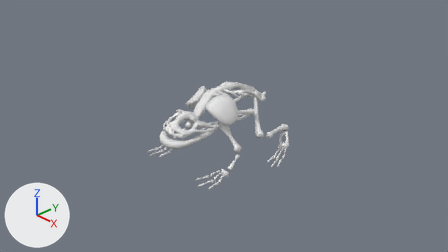
Renders of the Blender file Blender/Environment/FroggoSkeleton.blend from each side of a commit.
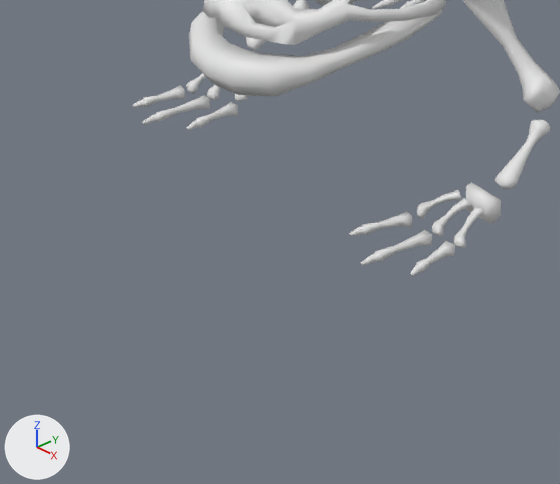
There are two pictures of each version: one from the file's camera 'Camera', one close up on the part from 26% to 54% of the width and 51% to 93% of the height. Lighting does not change. The marker at lower left points along +X, +Y and +Z.

The scene before the commit, as lines of its bpy script (objects in view):
```python
ob_armjointleft = bpy.data.objects.new('ArmJointLeft', me_cube_031)
ob_armjointleft.location = (1.535, -0.898, 0.227)
ob_armjointleft.scale = (-0.478, 0.478, 0.478)
ob_fingertipsleft = bpy.data.objects.new('FingertipsLeft', me_cube_024)
ob_fingertipsleft.location = (3.935, -0.593, 0.165)
ob_fingertipsleft.scale = (0.478, 0.478, 0.478)
ob_fingertipsright = bpy.data.objects.new('FingertipsRight', me_cube_029)
ob_fingertipsright.location = (2.634, -0.547, 0.165)
ob_fingertipsright.scale = (0.478, 0.478, 0.478)
ob_frontfingersleft = bpy.data.objects.new('FrontFingersLeft', me_cube_036)
ob_frontfingersleft.location = (1.802, -0.367, 0.165)
ob_frontfingersleft.scale = (0.478, 0.478, 0.478)
ob_frontfingersright = bpy.data.objects.new('FrontFingersRight', me_cube_033)
ob_frontfingersright.location = (0.117, -0.367, 0.165)
ob_frontfingersright.scale = (0.478, 0.478, 0.478)
ob_jaw = bpy.data.objects.new('Jaw', me_cube_038)
ob_jaw.location = (0.713, -1.14, 0.874)
ob_jaw.scale = (0.478, 0.478, 0.478)
# also in view: 'FrontArmBoneLeft' at (1.53, -0.63, 0.39); 'Skull' at (0.67, -1.12, 1.15); 'ShoulderBoneLeft' at (1.23, -0.45, 0.81)
```
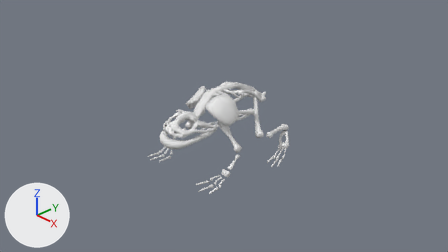
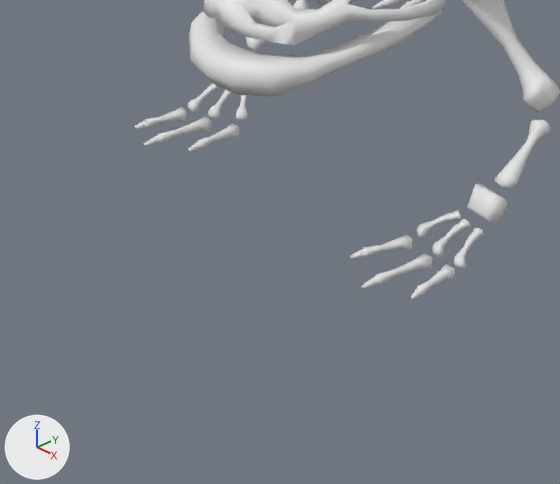
Commit message: Minor fixes to Froggo skeleton

What differs and where, as boxes [x1, y1, x2, y2] in the close-ups (560 x 484 px):
'FingertipsLeft', moved: before [349, 211, 455, 276]; after [350, 235, 455, 300]
'FingertipsRight', moved: before [133, 85, 238, 130]; after [135, 107, 239, 152]
'FrontFingersLeft', moved: before [417, 190, 484, 248]; after [417, 210, 484, 269]
'ArmJointLeft', moved, turned: before [466, 182, 501, 224]; after [467, 184, 508, 224]
'FrontFingersRight', moved: before [186, 73, 247, 101]; after [187, 83, 248, 120]

Diff of the bpy script that builds the scene:
```diff
--- a/Blender/Environment/FroggoSkeleton.blend.py
+++ b/Blender/Environment/FroggoSkeleton.blend.py
@@ ob_fingertipsleft @@
 ob_fingertipsleft = bpy.data.objects.new('FingertipsLeft', me_cube_024)
-ob_fingertipsleft.location = (3.935, -0.593, 0.165)
+ob_fingertipsleft.location = (3.935, -0.593, 0.046)
 ob_fingertipsleft.scale = (0.478, 0.478, 0.478)
@@ ob_fingertipsright @@
 ob_fingertipsright = bpy.data.objects.new('FingertipsRight', me_cube_029)
-ob_fingertipsright.location = (2.634, -0.547, 0.165)
+ob_fingertipsright.location = (2.634, -0.547, 0.046)
 ob_fingertipsright.scale = (0.478, 0.478, 0.478)
@@ ob_armjointleft @@
 ob_armjointleft = bpy.data.objects.new('ArmJointLeft', me_cube_031)
-ob_armjointleft.location = (1.535, -0.898, 0.227)
+ob_armjointleft.location = (1.535, -0.868, 0.229)
+ob_armjointleft.rotation_euler = (-0.489, 0.0, 0.0)  # degrees (-28, 0, 0)
 ob_armjointleft.scale = (-0.478, 0.478, 0.478)
@@ ob_frontfingersright @@
 ob_frontfingersright = bpy.data.objects.new('FrontFingersRight', me_cube_033)
-ob_frontfingersright.location = (0.117, -0.367, 0.165)
+ob_frontfingersright.location = (0.117, -0.367, 0.06)
 ob_frontfingersright.scale = (0.478, 0.478, 0.478)
@@ ob_frontfingersleft @@
 ob_frontfingersleft = bpy.data.objects.new('FrontFingersLeft', me_cube_036)
-ob_frontfingersleft.location = (1.802, -0.367, 0.165)
+ob_frontfingersleft.location = (1.802, -0.367, 0.06)
 ob_frontfingersleft.scale = (0.478, 0.478, 0.478)
```
